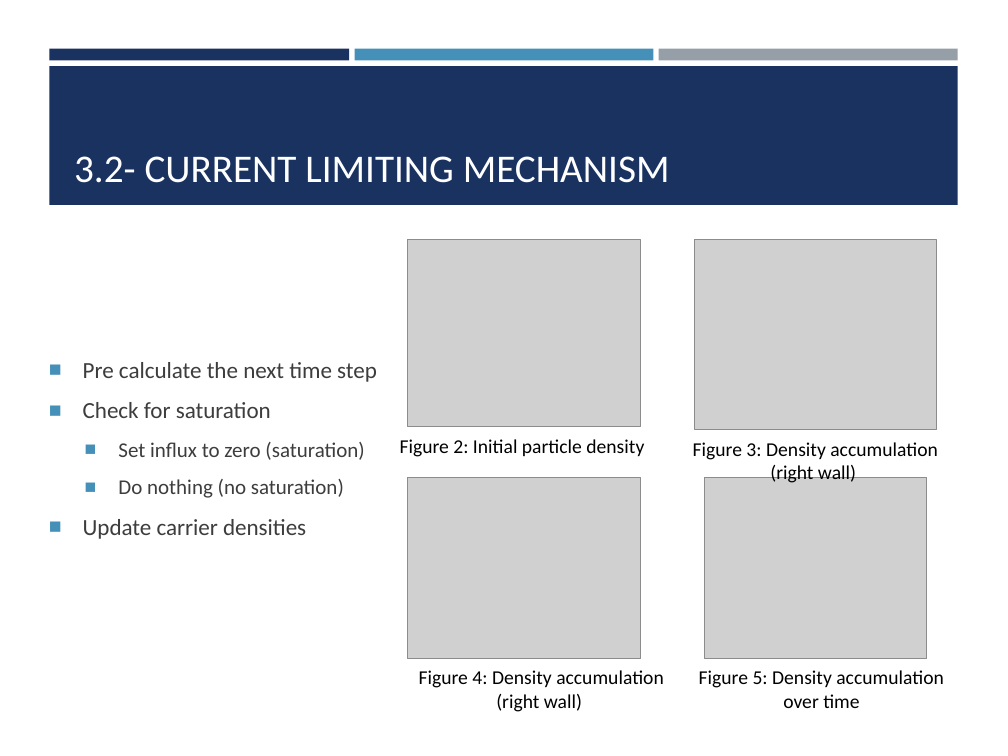
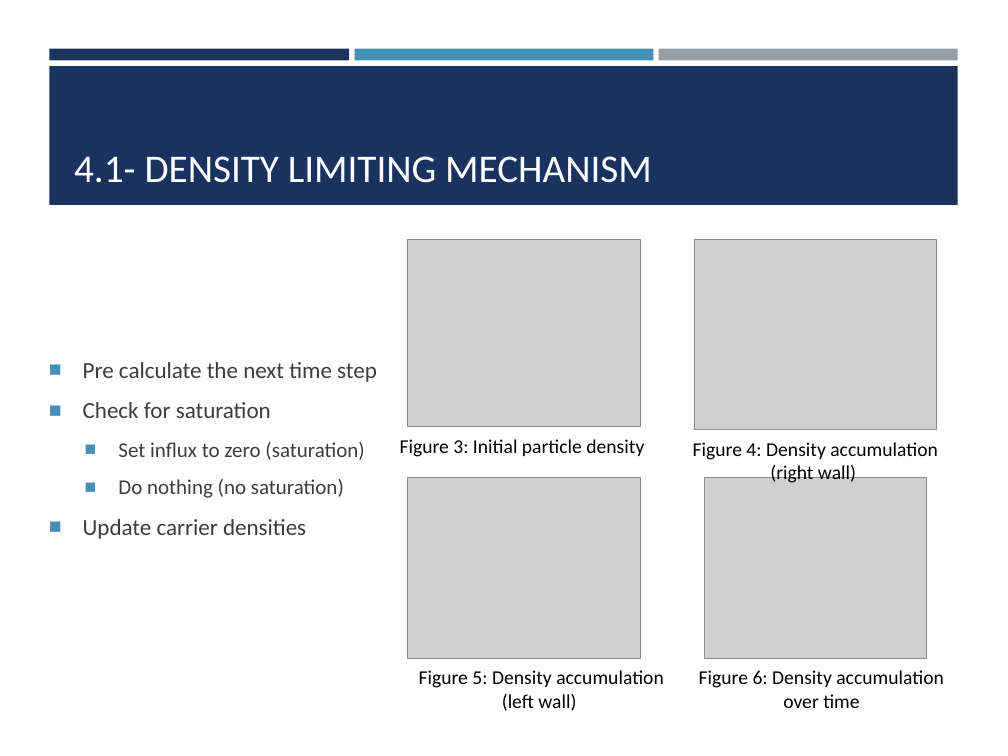
Before and after one commit to cbonfil/ThesisReport, a slide deck: slide 8 of Memristor Thesis/Memristor Presentation.pptx. Drawn at 1008x756 pixels with LibreOffice and Linux fonts; fonts in the diff are those of the drawing; grey boxes stand for pictures. Boxes give left, top, right and bottom in pixels: in the first picture for what was removed or moved away, otherwise in the second. Text is boxed around its words. In the diff, an @@ line names an element or a change of style, - is before the commit and + after.

Commit message:
Presentation update

```diff
--- a/Memristor Thesis/Memristor Presentation.pptx
+++ b/Memristor Thesis/Memristor Presentation.pptx
@@ title at box(74, 156, 652, 183): text changed @@
-3.2- CURRENT LIMITING MECHANISM
+4.1- DENSITY LIMITING MECHANISM
@@ text at box(400, 439, 644, 457): text changed @@
-Figure 2: Initial particle density
+Figure 3: Initial particle density
@@ text at box(693, 442, 938, 483): text changed @@
-Figure 3: Density accumulation (right wall)
+Figure 4: Density accumulation (right wall)
@@ text at box(419, 670, 664, 711): text changed @@
-Figure 4: Density accumulation (right wall)
+Figure 5: Density accumulation (left wall)
@@ text at box(699, 670, 944, 708): text changed @@
-Figure 5: Density accumulation over time
+Figure 6: Density accumulation over time
```
Also in this commit, not shown: 14 other slides changed, 1 slide removed.
